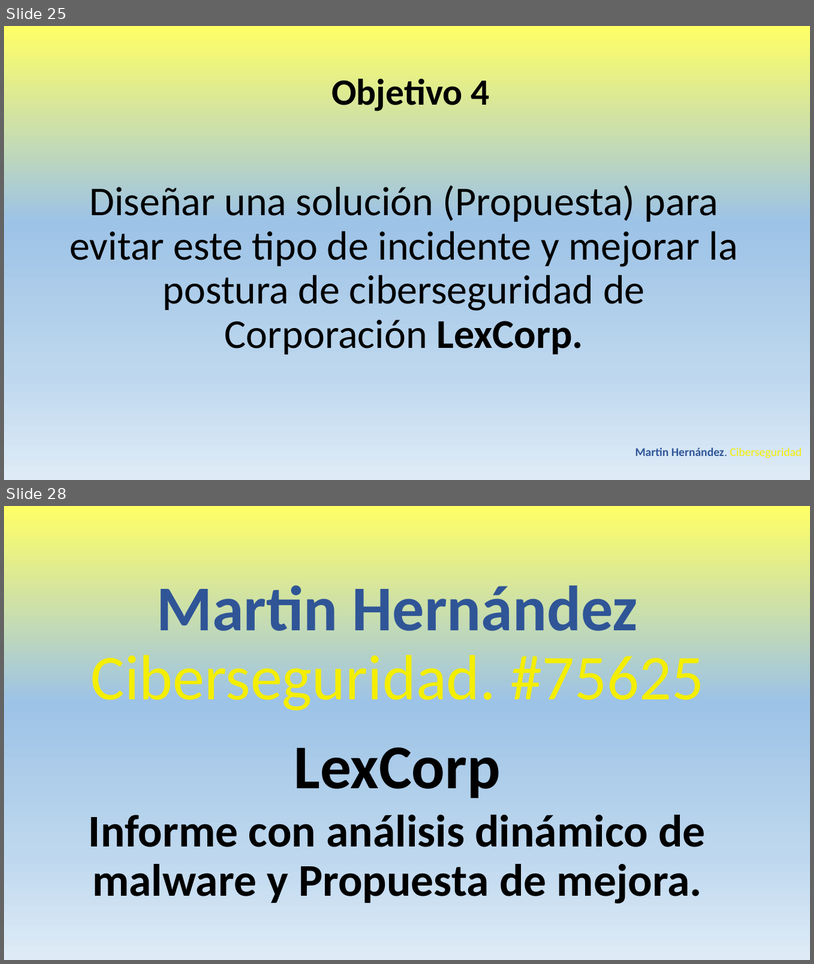
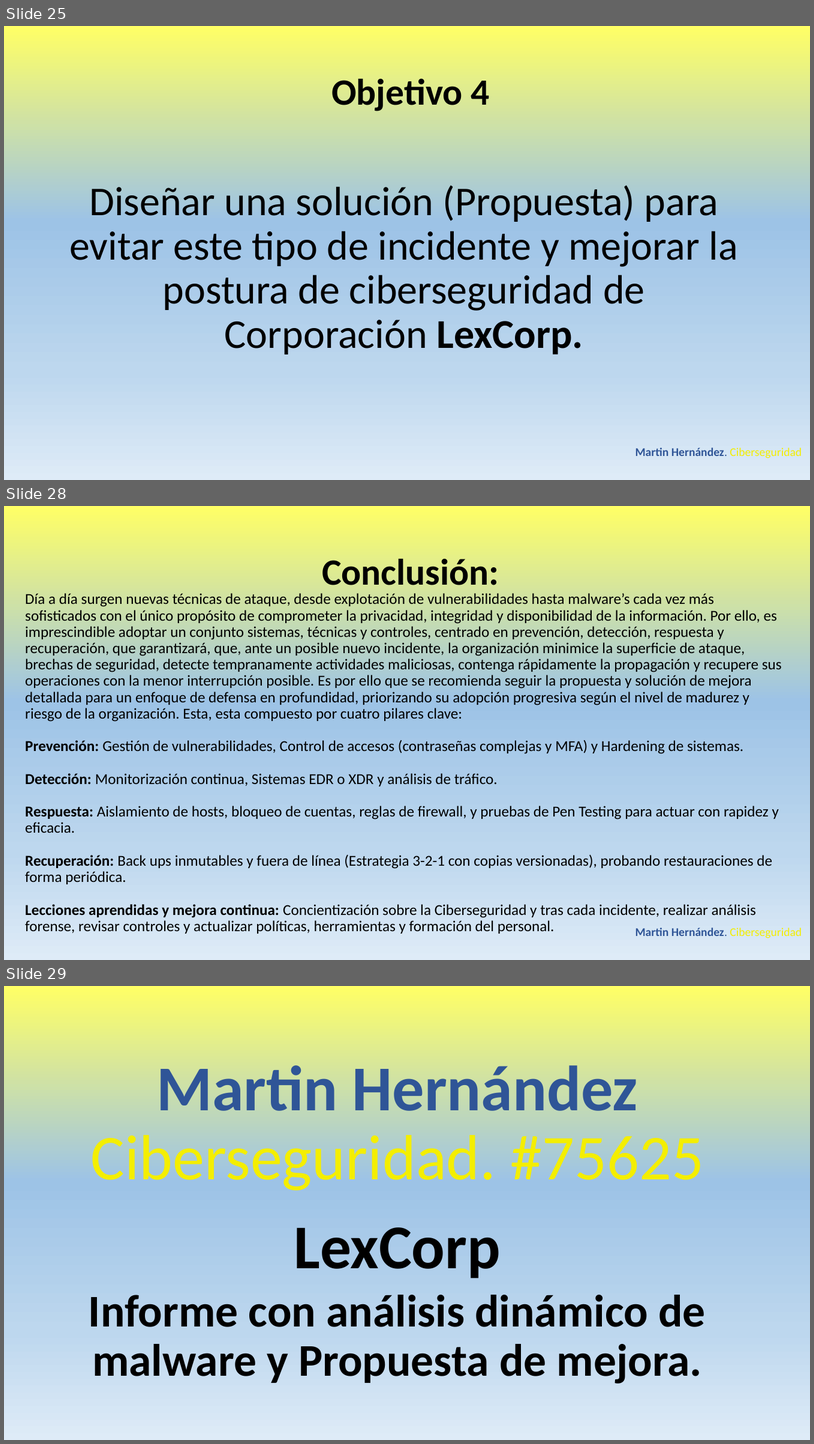
Before and after one commit to Tincho83/Ciberseguridad_5CiberSeguridad_TPC, a slide deck: TPFC+HernandezMartinv3c.pptx. Shown one above the other, each under a label of ours: slides 25 and 28 before the commit, slides 25, 28 and 29 after it; the slides between them are not shown. The pictures are 814x964 and 814x1444 pixels, drawn with LibreOffice and Linux fonts; fonts in the diff are those of the drawing. Boxes give left, top, right and bottom in pixels: in the first picture for what was removed or moved away, otherwise in the second. Text is boxed around its words. In the diff, an @@ line names an element or a change of style, - is before the commit and + after.

```diff
--- a/TPFC+HernandezMartinv3c.pptx
+++ b/TPFC+HernandezMartinv3c.pptx
@@ slide 28 added at (4, 506, 810, 960), background gradient #FFFF66 to #9DC3E6 to #BDD7EE to #DEEBF7 @@
@@ text added at (322, 558, 499, 585), 44 pt, text #000000, bold @@
+Conclusión:
@@ text added at (25, 593, 782, 933), 18 pt, text #000000 @@
+Día a día surgen nuevas técnicas de ataque, desde explotación de vulnerabilidades hasta malware’s cada vez más sofisticados con el único propósito de comprometer la privacidad, integridad y disponibilidad de la información. Por ello, es imprescindible adoptar un conjunto sistemas, técnicas y controles, centrado en prevención, detección, respuesta y recuperación, que garantizará, que, ante un posible nuevo incidente, la organización minimice la superficie de ataque, brechas de seguridad, detecte tempranamente actividades maliciosas, contenga rápidamente la propagación y recupere sus operaciones con la menor interrupción posible. Es por ello que se recomienda seguir la propuesta y solución de mejora detallada para un enfoque de defensa en profundidad, priorizando su adopción progresiva según el nivel de madurez y riesgo de la organización. Esta, esta compuesto por cuatro pilares clave:
+Prevención: Gestión de vulnerabilidades, Control de accesos (contraseñas complejas y MFA) y Hardening de sistemas.
+Detección: Monitorización continua, Sistemas EDR o XDR y análisis de tráfico.
+Respuesta: Aislamiento de hosts, bloqueo de cuentas, reglas de firewall, y pruebas de Pen Testing para actuar con rapidez y eficacia.
+Recuperación: Back ups inmutables y fuera de línea (Estrategia 3-2-1 con copias versionadas), probando restauraciones de forma periódica.
+Lecciones aprendidas y mejora continua: Concientización sobre la Ciberseguridad y tras cada incidente, realizar análisis forense, revisar controles y actualizar políticas, herramientas y formación del personal.
@@ text added at (636, 927, 802, 938), 14 pt, text #2F5597, bold @@
+Martin Hernández. Ciberseguridad
@@ what was slide 28 is now slide 29 @@
```
Also in this commit, not shown: 4 slides changed.
